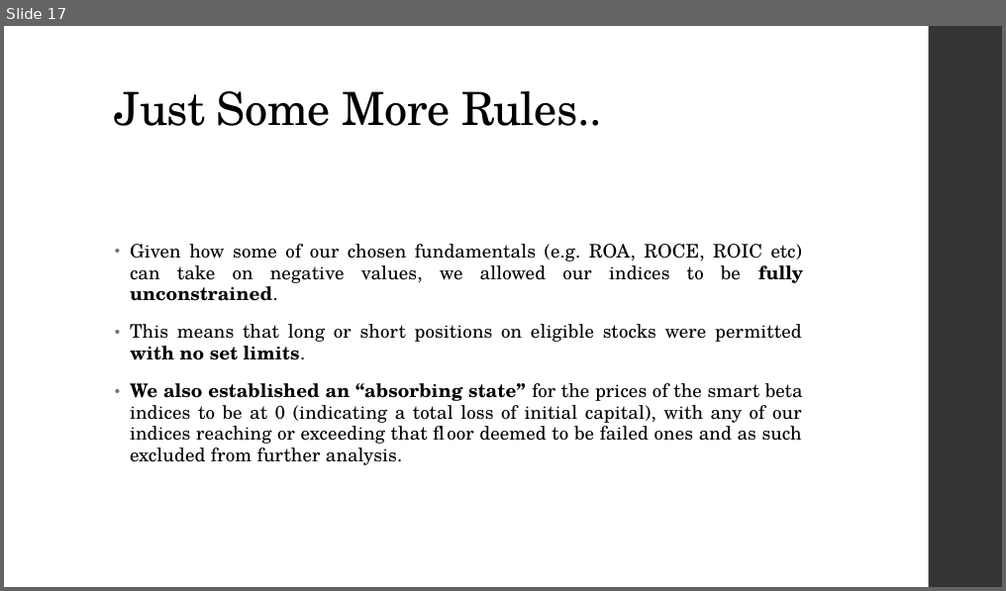
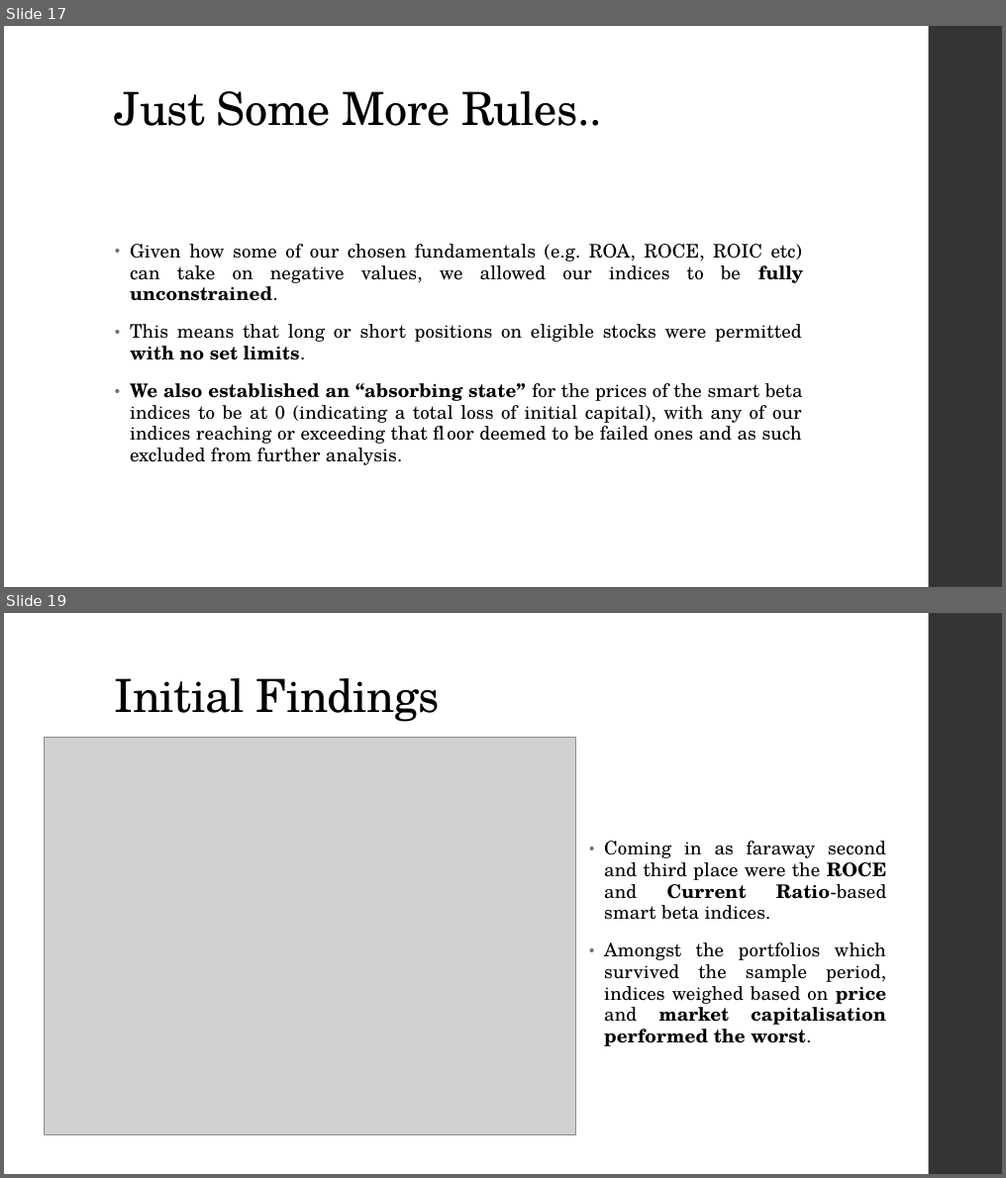
Before and after one commit to fuzzylove87/QF604-Econometrics, a slide deck: QF604 Econometrics Final v1.0.pptx. Shown one above the other, each under a label of ours: slide 17 before the commit, slides 17 and 19 after it; the slides between them are not shown. The pictures are 1006x591 and 1006x1178 pixels, drawn with LibreOffice and Linux fonts; fonts in the diff are those of the drawing; grey boxes stand for pictures. Boxes give left, top, right and bottom in pixels: in the first picture for what was removed or moved away, otherwise in the second. Text is boxed around its words. In the diff, an @@ line names an element or a change of style, - is before the commit and + after.

```diff
--- a/QF604 Econometrics Final v1.0.pptx
+++ b/QF604 Econometrics Final v1.0.pptx
@@ slide 19 added at (4, 613, 1002, 1174), background #FFFFFF; not listed: 1 template element that a slide beside it also shows @@
@@ title added at (115, 678, 440, 722), 44 pt, text #000000 @@
+Initial Findings
@@ picture added at (44, 738, 575, 1136) @@
@@ text added at (604, 841, 886, 1047), 18 pt, text #000000 @@
+• Coming in as faraway second and third place were the ROCE and Current Ratio-based smart beta indices.
+• Amongst the portfolios which survived the sample period, indices weighed based on price and market capitalisation performed the worst.
```
Also in this commit, not shown: 2 slides changed, 7 other slides added, 27 slides removed.
